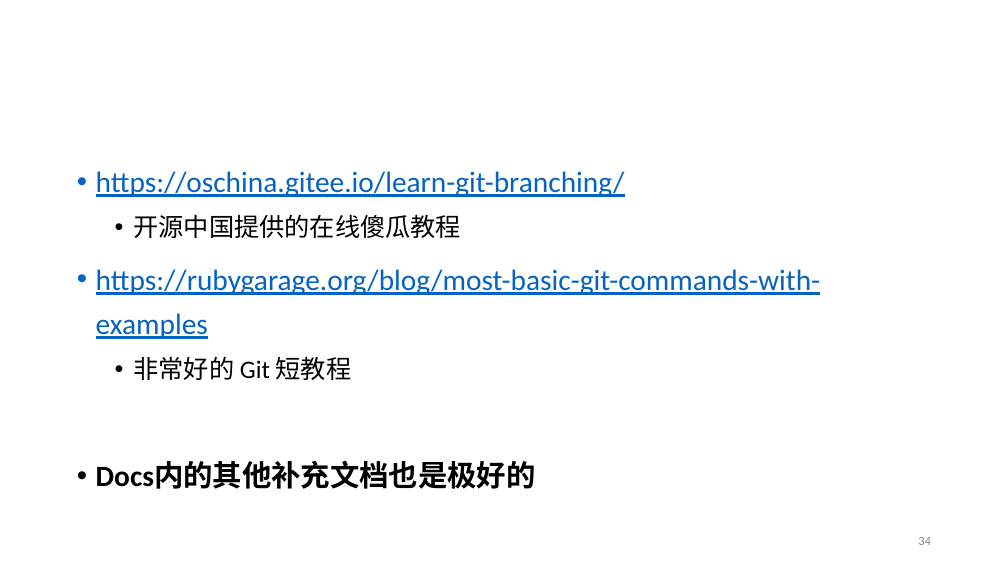
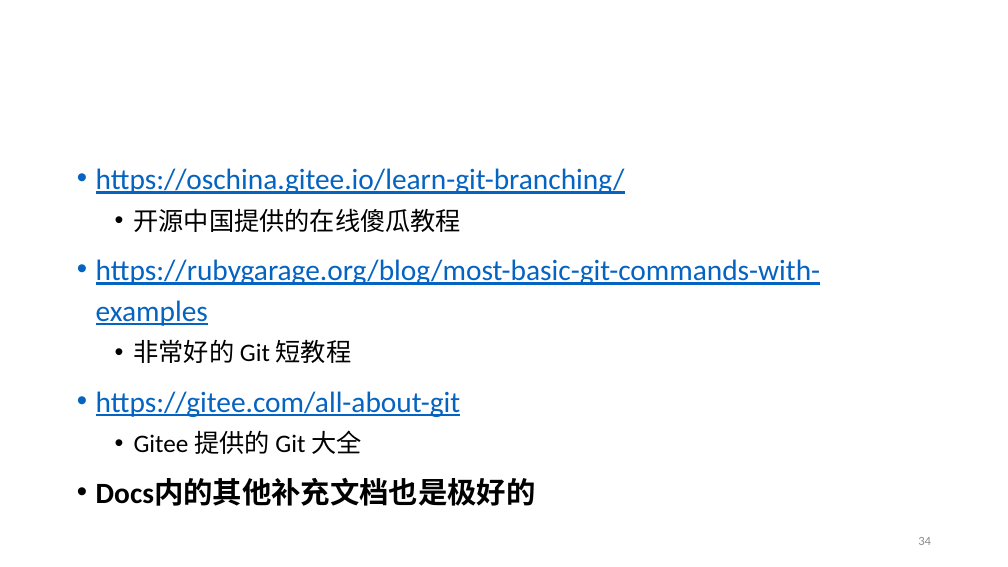
Before and after one commit to fantasysee/Git4Beginners_ICAIS, a slide deck: slide 34 of Git_Tutorial_ICAIS.pptx. Drawn at 1008x567 pixels with LibreOffice and Linux fonts; fonts in the diff are those of the drawing; background and template pictures are left out. Boxes give left, top, right and bottom in pixels: in the first picture for what was removed or moved away, otherwise in the second. Text is boxed around its words. In the diff, an @@ line names an element or a change of style, - is before the commit and + after.

Commit message:
Update PPT

```diff
--- a/Git_Tutorial_ICAIS.pptx
+++ b/Git_Tutorial_ICAIS.pptx
@@ text at box(96, 168, 820, 506): line spacing 1.25 to 1.15 @@
@@ text at box(96, 391, 460, 454): paragraphs added @@
+• https://gitee.com/all-about-git
+  • Gitee 提供的 Git 大全
```
Also in this commit, not shown: 2 other slides changed, 1 other file.
